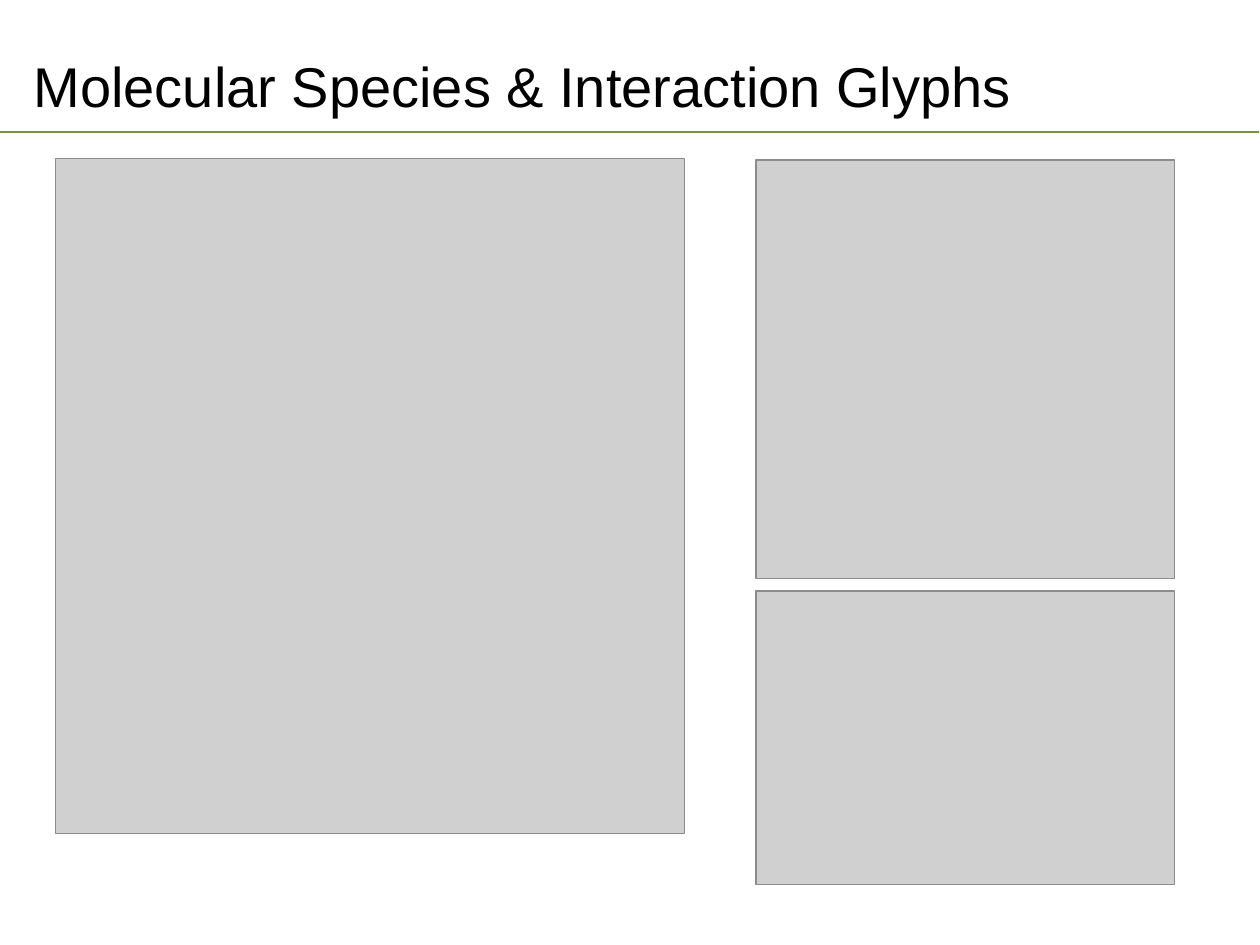
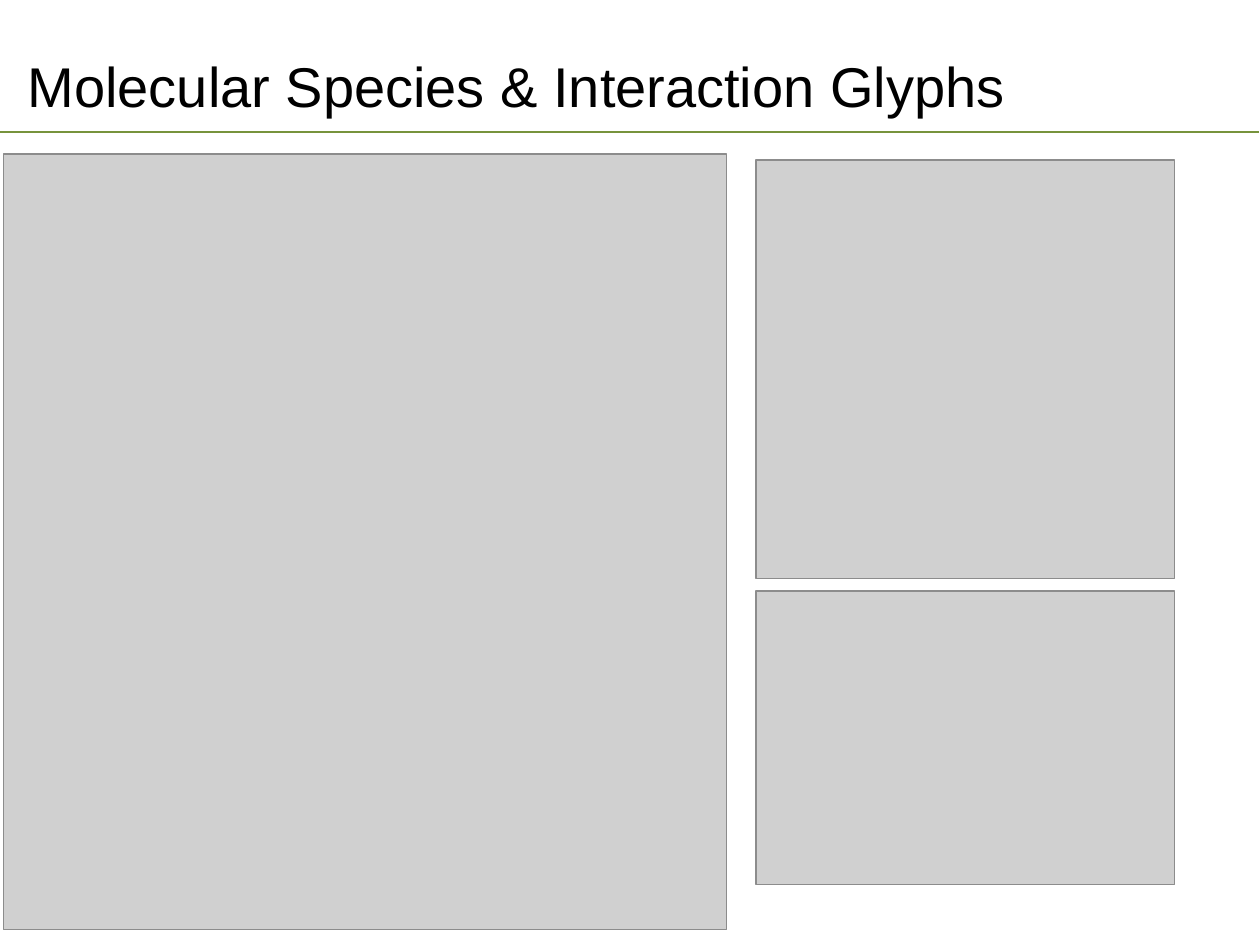
Before and after one commit to SynBioDex/SBOL-visual, a slide deck: slide 6 of SBOL Visual 3.0 Quickstart.pptx. Drawn at 1260x945 pixels with LibreOffice and Linux fonts; fonts in the diff are those of the drawing; grey boxes stand for pictures; background and template pictures are left out. Boxes give left, top, right and bottom in pixels: in the first picture for what was removed or moved away, otherwise in the second. Text is boxed around its words. In the diff, an @@ line names an element or a change of style, - is before the commit and + after.

```diff
--- a/SBOL Visual 3.0 Quickstart.pptx
+++ b/SBOL Visual 3.0 Quickstart.pptx
@@ title "Molecular Species & Interaction Glyphs": place and size @@
-title "Molecular Species & Interaction Glyphs" at (34, 66, 1010, 118)
+title "Molecular Species & Interaction Glyphs" at (28, 66, 1004, 118)
@@ picture: place and size @@
-picture at (55, 159, 684, 833)
+picture at (4, 154, 727, 930)
```
Also in this commit, not shown: 12 other slides changed.
